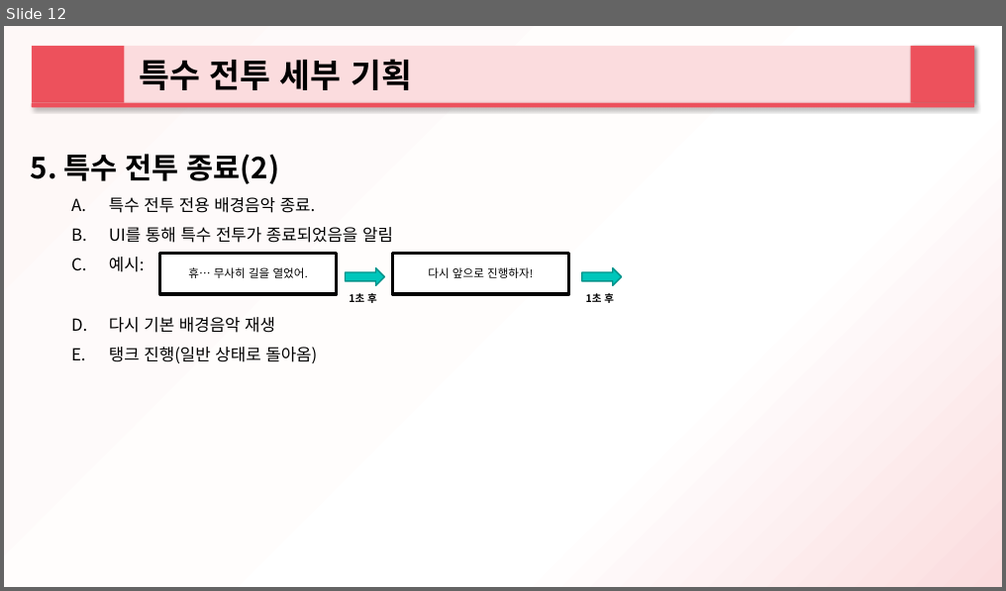
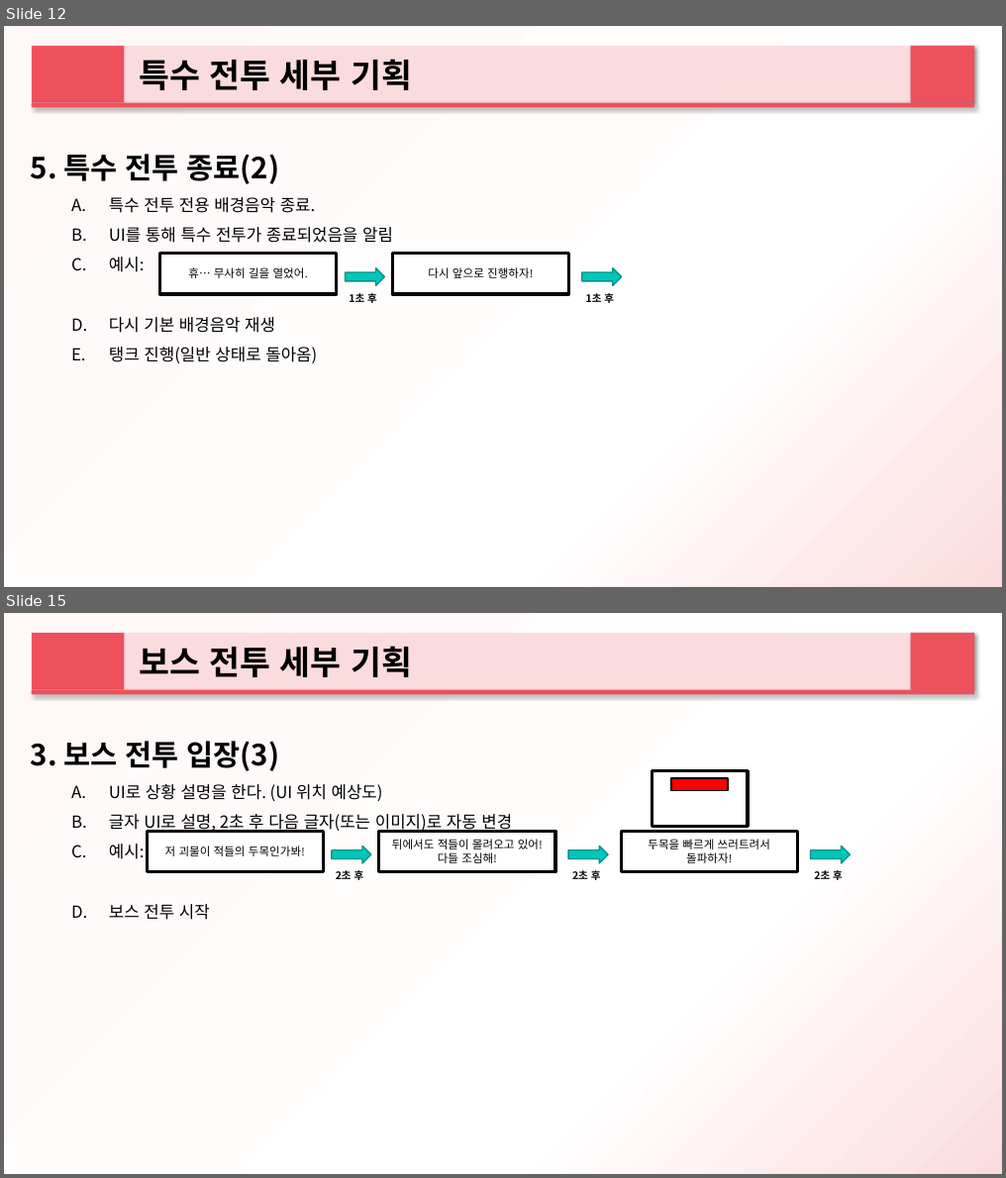
Before and after one commit to 2015184012Bang/KPU_TeamProject, a slide deck: ProjectPlan/팀원들 공유용/하트비트 추가 기획서_설정.pptx. Shown one above the other, each under a label of ours: slide 12 before the commit, slides 12 and 15 after it; the slides between them are not shown. The pictures are 1006x591 and 1006x1178 pixels, drawn with LibreOffice and Linux fonts; fonts in the diff are those of the drawing. Boxes give left, top, right and bottom in pixels: in the first picture for what was removed or moved away, otherwise in the second. Text is boxed around its words. In the diff, an @@ line names an element or a change of style, - is before the commit and + after.

Commit message:
Add files via upload
보스 세부 기획 추가

```diff
--- a/ProjectPlan/팀원들 공유용/하트비트 추가 기획서_설정.pptx
+++ b/ProjectPlan/팀원들 공유용/하트비트 추가 기획서_설정.pptx
@@ slide 15 added at [4, 613, 1002, 1174], background gradient #FEF8F7 to #FFFFFF to #FBDCDE @@
@@ rectangle added at [32, 633, 125, 690], fill #ED515C @@
@@ rectangle added at [125, 633, 975, 690], fill #FBDCDE, 32 pt, text #000000, bold @@
+보스 전투 세부 기획
@@ rectangle added at [911, 633, 974, 690], fill #ED515C @@
@@ rounded rectangle added at [32, 690, 975, 694], fill #ED515C @@
@@ text added at [31, 741, 280, 771], 28 pt, text #000000, bold @@
+3. 보스 전투 입장(3)
@@ text added at [109, 784, 512, 920], 16 pt, text #000000 @@
+A. UI로 상황 설명을 한다. (UI 위치 예상도)
+B. 글자 UI로 설명, 2초 후 다음 글자(또는 이미지)로 자동 변경
+C. 예시:
+D. 보스 전투 시작
@@ rectangle added at [652, 771, 747, 827], fill #FFFFFF, outline #000000 3 pt @@
@@ rectangle added at [671, 778, 727, 791], fill #FF0000, outline #000000 1.25 pt @@
@@ rectangle added at [147, 831, 324, 872], fill #FFFFFF, outline #000000 3 pt, 11 pt, text #000000 @@
+저 괴물이 적들의 두목인가봐!
@@ right arrow added at [332, 846, 371, 863], fill #00C6BB, outline #00928A 1.25 pt @@
@@ rectangle added at [379, 831, 555, 872], fill #FFFFFF, outline #000000 3 pt, 11 pt, text #000000 @@
+뒤에서도 적들이 몰려오고 있어!
+다들 조심해!
@@ right arrow added at [568, 846, 608, 863], fill #00C6BB, outline #00928A 1.25 pt @@
@@ rectangle added at [621, 831, 798, 872], fill #FFFFFF, outline #000000 3 pt, 11 pt, text #000000 @@
+두목을 빠르게 쓰러트려서 돌파하자!
@@ right arrow added at [810, 846, 849, 863], fill #00C6BB, outline #00928A 1.25 pt @@
@@ text added at [336, 870, 364, 880], 10 pt, text #000000, bold @@
+2초 후
@@ text added at [572, 870, 601, 880], 10 pt, text #000000, bold @@
+2초 후
@@ text added at [814, 870, 843, 880], 10 pt, text #000000, bold @@
+2초 후
```
Also in this commit, not shown: 4 slides changed, 7 other slides added.
